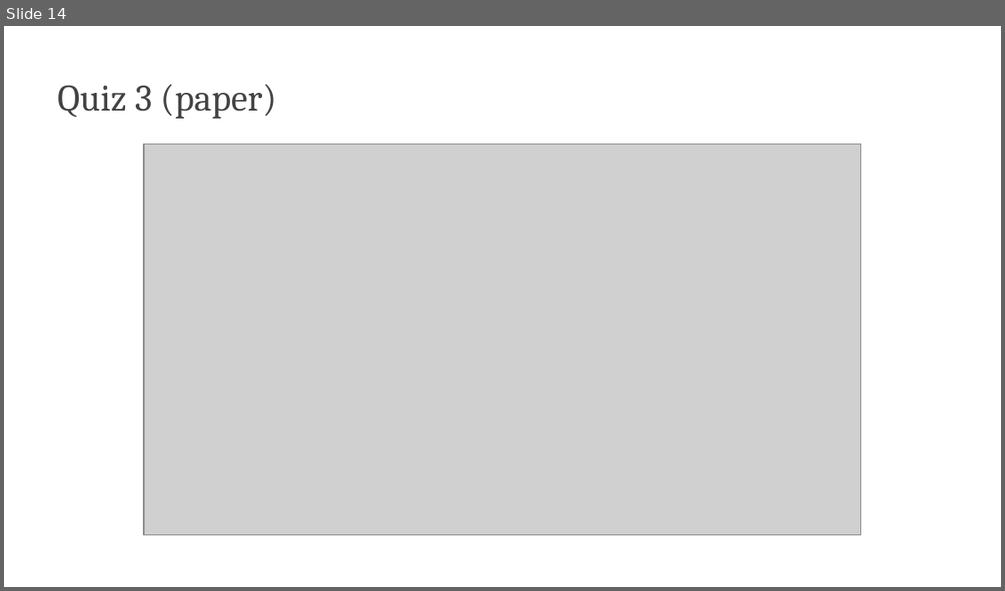
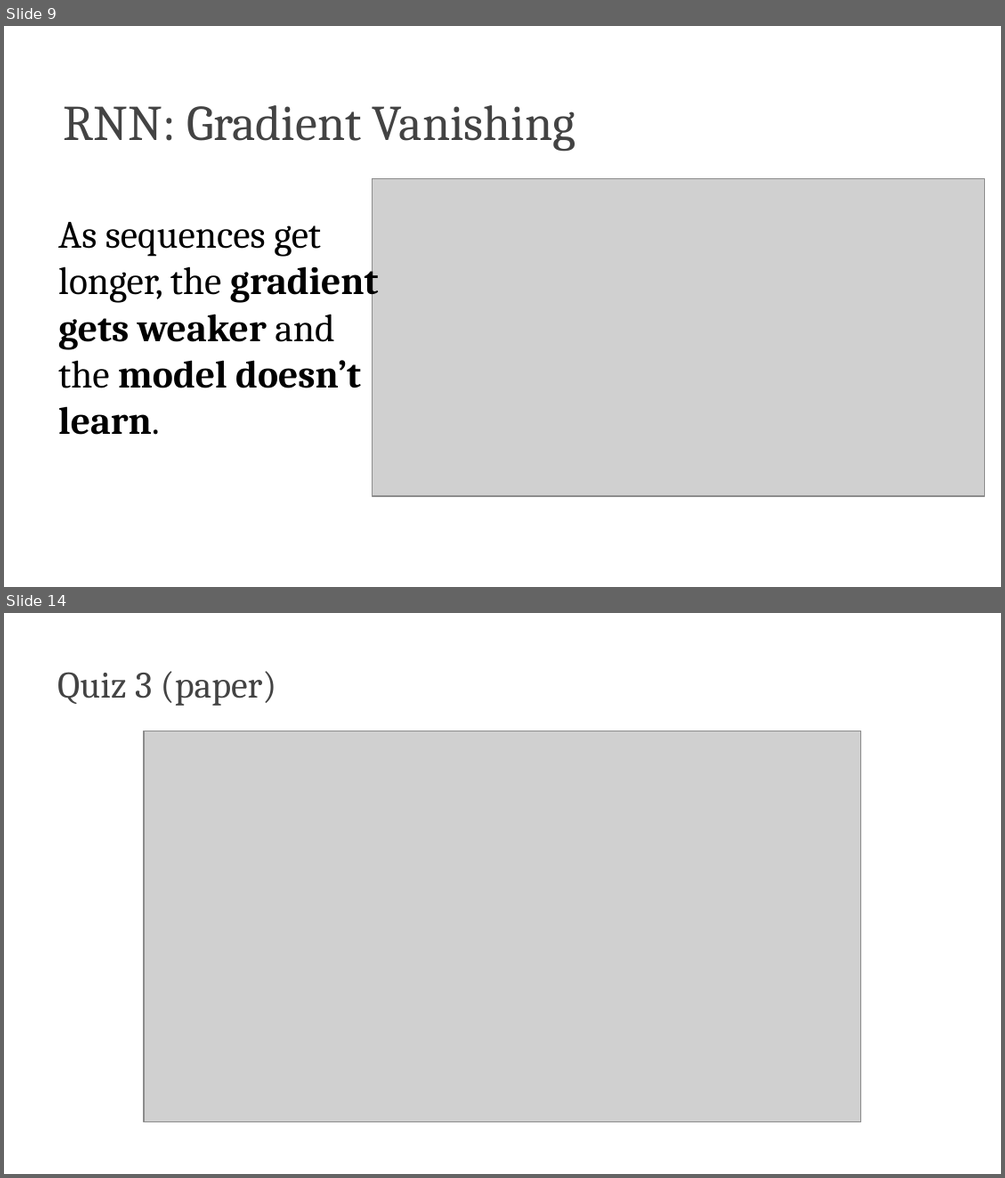
Before and after one commit to edavalosanaya/CSCI3495_NLP_LLMs_Student, a slide deck: weeks/week-05/class-02/lecture/slides.pptx. Shown one above the other, each under a label of ours: slide 14 before the commit, slides 9 and 14 after it; the slides between them are not shown. The pictures are 1005x591 and 1005x1178 pixels, drawn with LibreOffice and Linux fonts; fonts in the diff are those of the drawing; grey boxes stand for pictures; background and template pictures are left out. Boxes give left, top, right and bottom in pixels: in the first picture for what was removed or moved away, otherwise in the second. Text is boxed around its words. In the diff, an @@ line names an element or a change of style, - is before the commit and + after.

```diff
--- a/weeks/week-05/class-02/lecture/slides.pptx
+++ b/weeks/week-05/class-02/lecture/slides.pptx
@@ slide 9 added at [4,26,1001,587], background #FFFFFF @@
@@ title added at [64,105,575,151], 36 pt, text #434343 @@
+RNN: Gradient Vanishing
@@ picture added at [372,178,985,496] @@
@@ text added at [58,222,379,435], 28 pt, text #000000, bold @@
+As sequences get longer, the gradient gets weaker and the model doesn’t learn.
```
Also in this commit, not shown: 1 slide changed, 12 other slides added, 14 slides removed, 35 other files.
